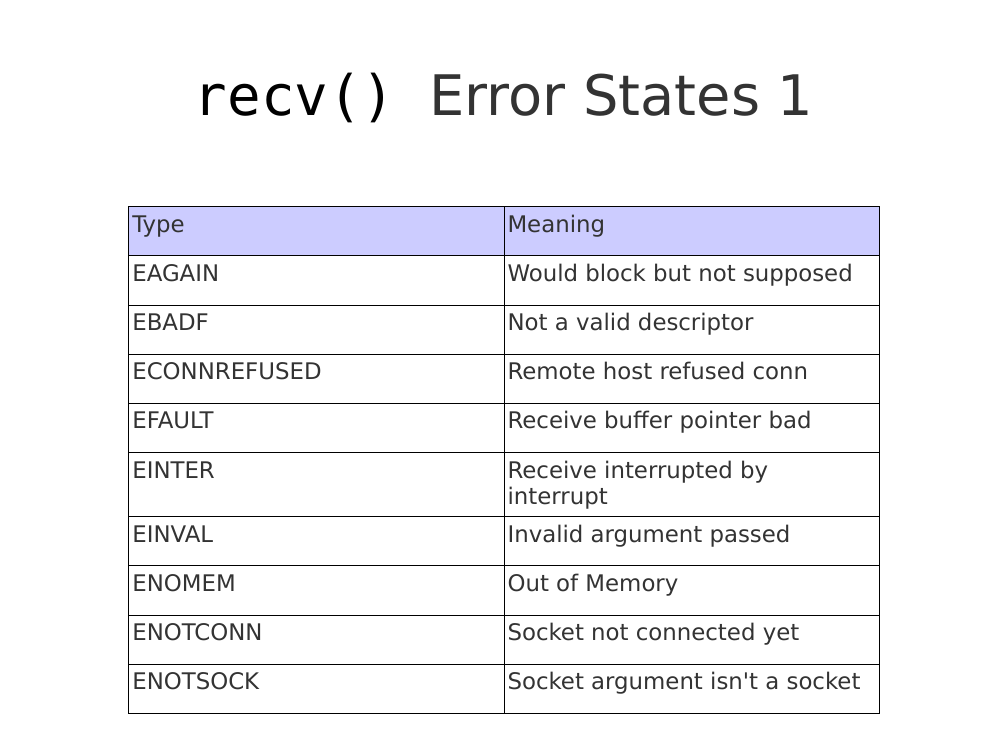
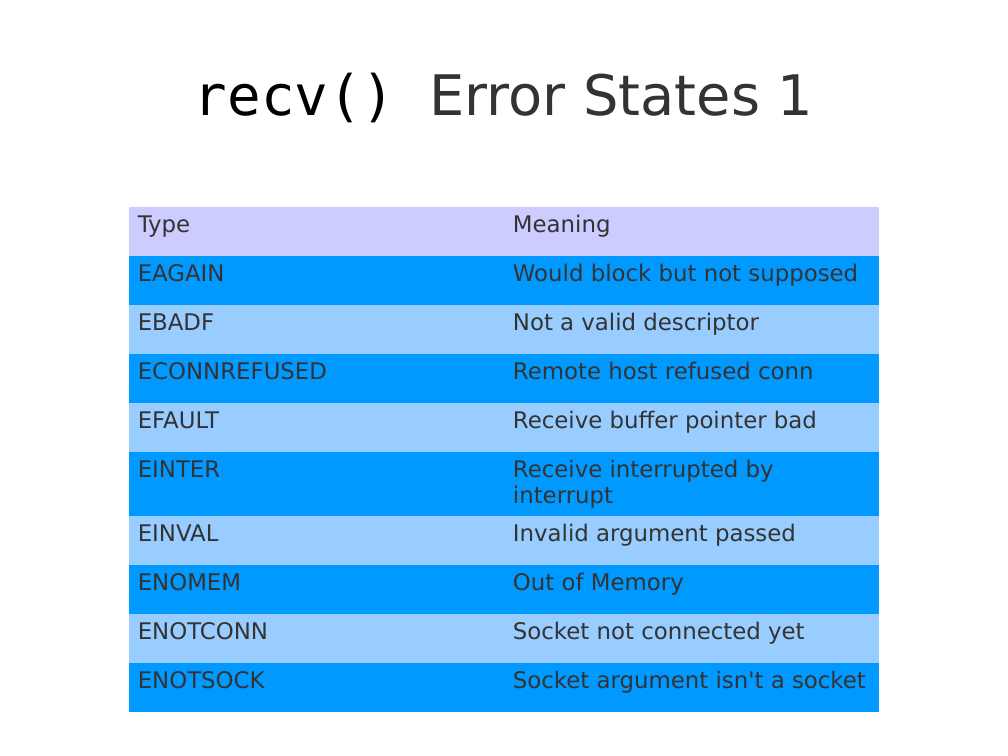
Before and after one commit to theonewolf/15-441-Recitation-Sessions, a slide deck: slide 38 of recitation1/src/recitation1.odp. Drawn at 1008x756 pixels with LibreOffice and Linux fonts; fonts in the diff are those of the drawing. Boxes give left, top, right and bottom in pixels: in the first picture for what was removed or moved away, otherwise in the second. Text is boxed around its words. In the diff, an @@ line names an element or a change of style, - is before the commit and + after.

```diff
--- a/recitation1/src/recitation1.odp
+++ b/recitation1/src/recitation1.odp
@@ table at (129, 207, 880, 711) @@
@@ fill none to #0099FF in 10 cells @@
@@ fill none to #99CCFF in 8 cells @@
@@ borders changed @@
```
Also in this commit, not shown: 18 other slides changed, 1 other file.
